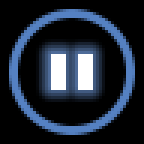
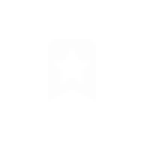
The second 144 × 144 image is a revision of the first. Changes to its layers:
renamed "OSDBookmks-Plylst-FONF" to "OSDBookmksFONF", showed the group it (2 layers) over bbox(48, 39, 96, 102)
added layer "OSDBookmarks-PlaylistNF" in group "OSDBookmksFONF" over bbox(48, 39, 96, 102)
hid group "OSDPauseFONF" (2 layers) over bbox(66, 54, 78, 90)
showed "NF" (2nd of 2) over bbox(9, 9, 135, 135)
hid "FO-revamped" over bbox(9, 9, 135, 135)
hid "Tempdarkbgfor test" over bbox(0, 0, 144, 144)
